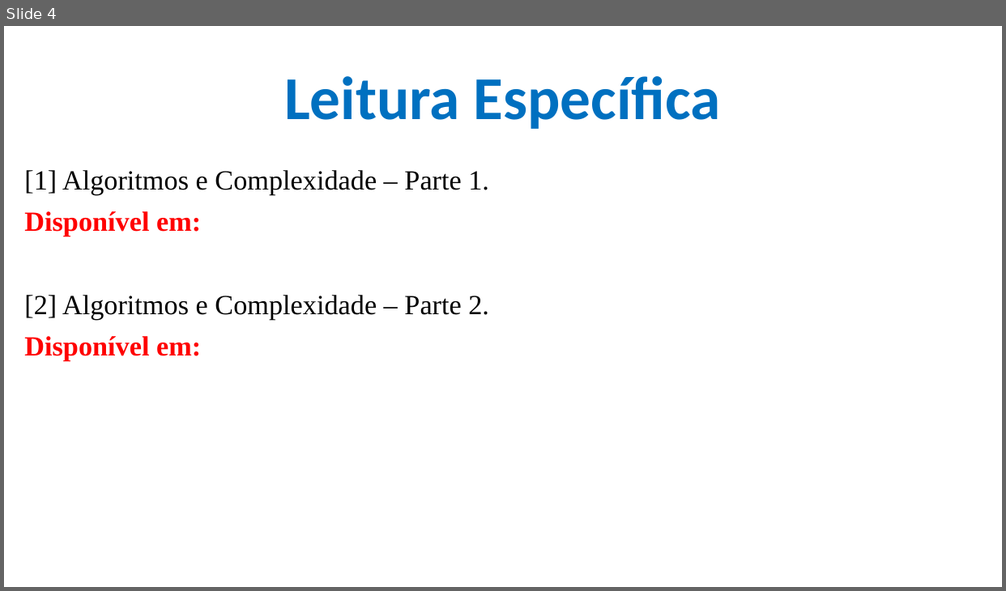
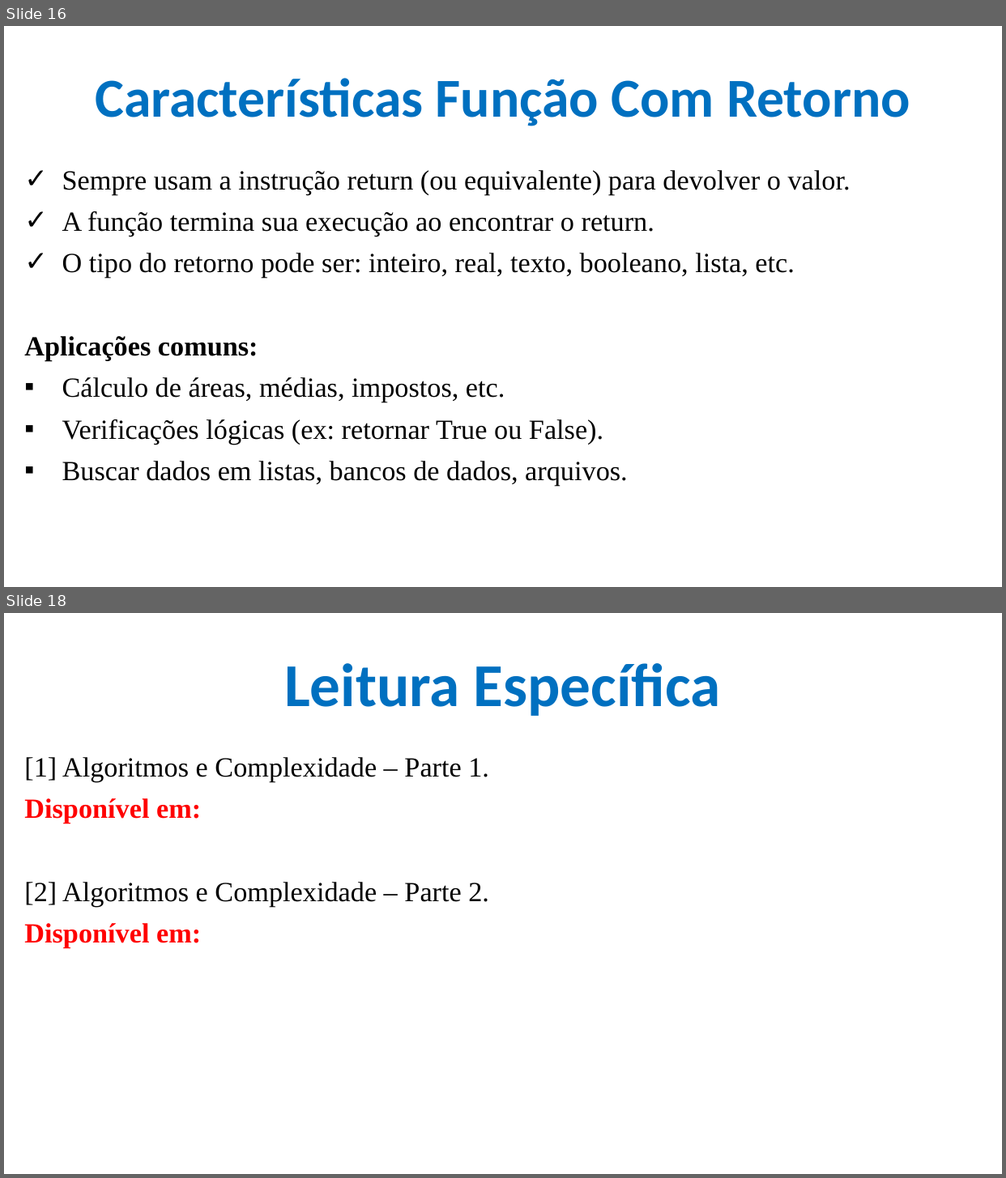
Before and after one commit to CloudEducationBrazil/WydenAlgoritmosEComplexidade, a slide deck: 01 Classes/Aula 01 - Algoritmos e Complexidade - Funções e Parâmetros.pptx. Shown one above the other, each under a label of ours: slide 4 before the commit, slides 16 and 18 after it; the slides between them are not shown. The pictures are 1006x591 and 1006x1178 pixels, drawn with LibreOffice and Linux fonts; fonts in the diff are those of the drawing; background and template pictures are left out. Boxes give left, top, right and bottom in pixels: in the first picture for what was removed or moved away, otherwise in the second. Text is boxed around its words. In the diff, an @@ line names an element or a change of style, - is before the commit and + after.

```diff
--- a/01 Classes/Aula 01 - Algoritmos e Complexidade - Funções e Parâmetros.pptx
+++ b/01 Classes/Aula 01 - Algoritmos e Complexidade - Funções e Parâmetros.pptx
@@ slide 16 added at [4,26,1002,587], background picture (left out) @@
@@ title added at [95,78,910,126], 39.6 pt, text #0070C0, bold @@
+Características Função Com Retorno
@@ text added at [24,170,850,486], 20 pt, text #000000 @@
+✓ Sempre usam a instrução return (ou equivalente) para devolver o valor.
+✓ A função termina sua execução ao encontrar o return.
+✓ O tipo do retorno pode ser: inteiro, real, texto, booleano, lista, etc.
+Aplicações comuns:
+▪ Cálculo de áreas, médias, impostos, etc.
+▪ Verificações lógicas (ex: retornar True ou False).
+▪ Buscar dados em listas, bancos de dados, arquivos.
@@ what was slide 4 is now slide 18 @@
```
Also in this commit, not shown: 3 slides changed, 13 other slides added, 2 other files.
